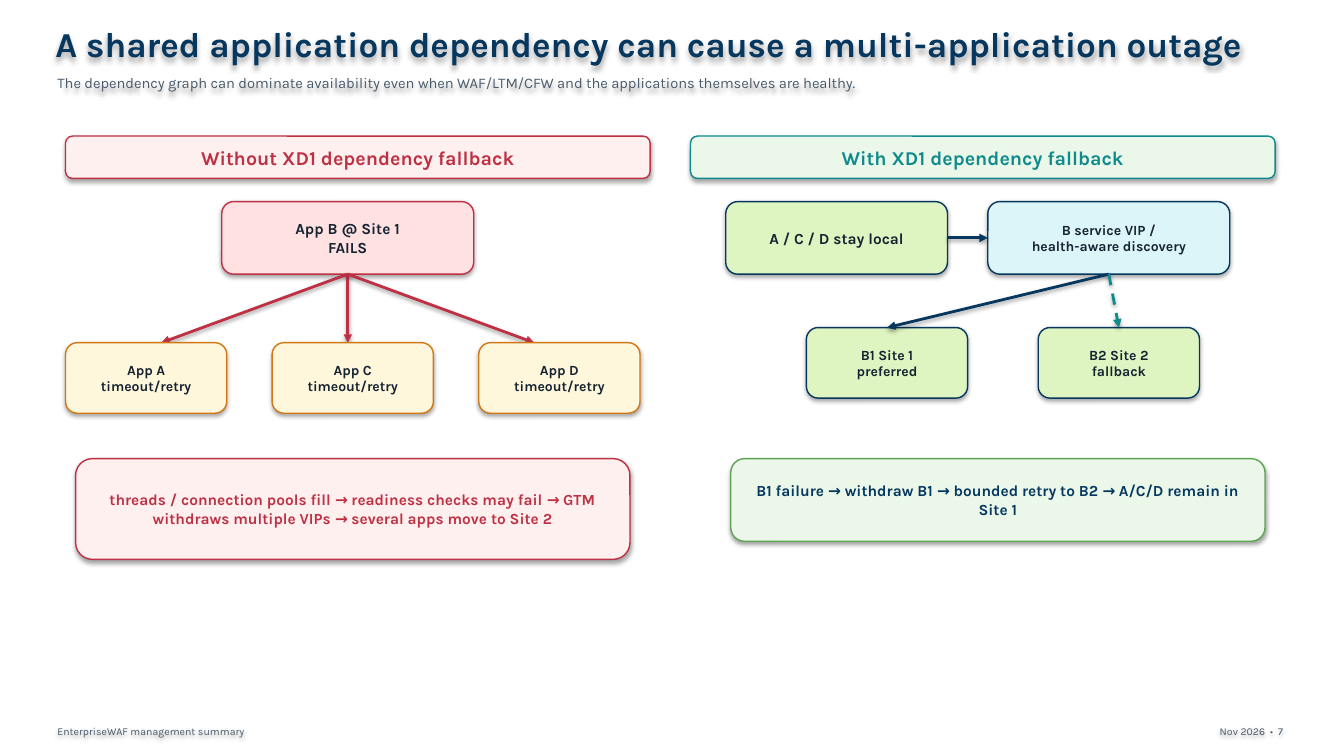
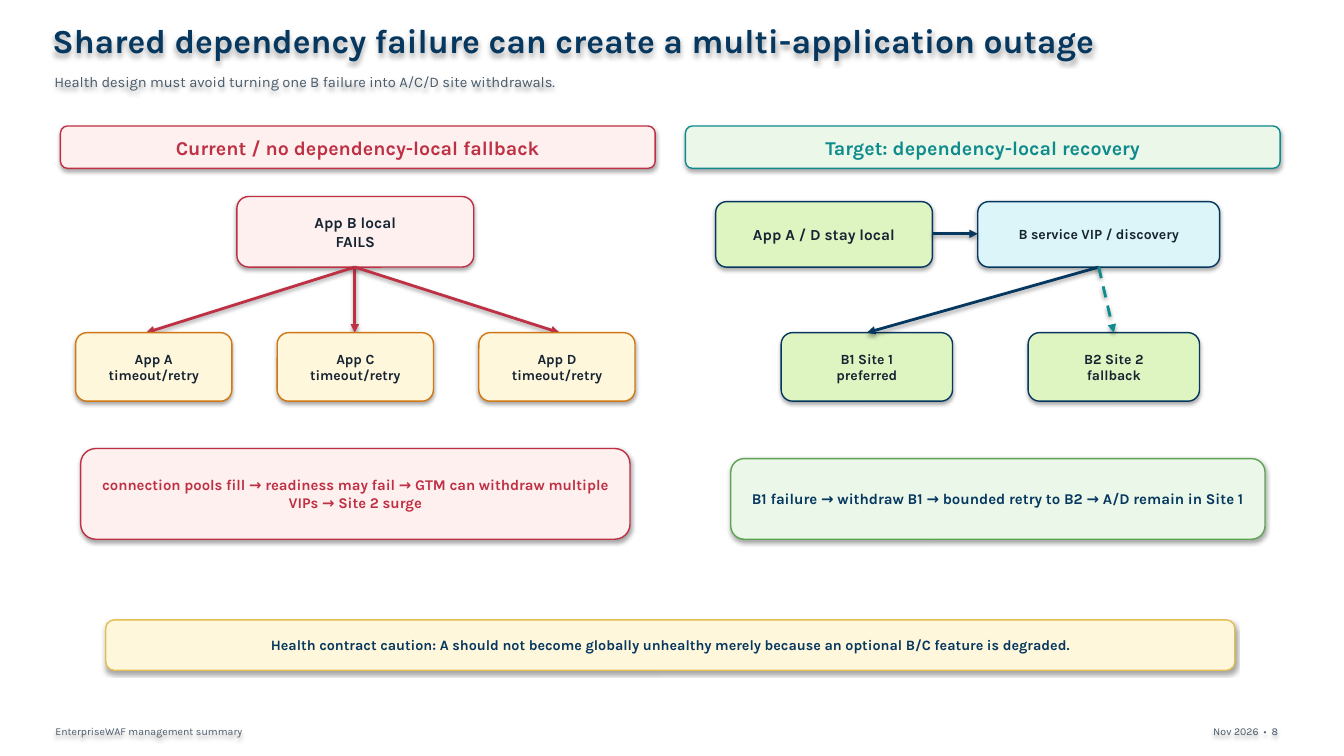
Before and after one commit to jfang88/EnterpriseWAF, a slide deck: slide 8 of management-artifacts/EnterpriseWAF_Management_Summary.pptx (slide 7 before the commit). Drawn at 1344x756 pixels with LibreOffice and Linux fonts; fonts in the diff are those of the drawing. Boxes give left, top, right and bottom in pixels: in the first picture for what was removed or moved away, otherwise in the second. Text is boxed around its words. In the diff, an @@ line names an element or a change of style, - is before the commit and + after.

```diff
--- a/management-artifacts/EnterpriseWAF_Management_Summary.pptx
+++ b/management-artifacts/EnterpriseWAF_Management_Summary.pptx
@@ text at bbox=[52, 29, 1094, 62]: text changed; size 25 to 24 pt @@
-A shared application dependency can cause a multi-application outage
+Shared dependency failure can create a multi-application outage
@@ text at bbox=[54, 76, 555, 91]: text changed @@
-The dependency graph can dominate availability even when WAF/LTM/CFW and the applications themselves are healthy.
+Health design must avoid turning one B failure into A/C/D site withdrawals.
@@ rounded rectangle "Current / no dependency-local fallback": place and size @@
-rounded rectangle "Current / no dependency-local fallback" at bbox=[66, 136, 650, 178]
+rounded rectangle "Current / no dependency-local fallback" at bbox=[60, 126, 655, 168]
@@ text in rounded rectangle at bbox=[176, 141, 539, 160]: text changed @@
-Without XD1 dependency fallback
+Current / no dependency-local fallback
@@ rounded rectangle "Target: dependency-local recovery": place and size @@
-rounded rectangle "Target: dependency-local recovery" at bbox=[691, 136, 1275, 178]
+rounded rectangle "Target: dependency-local recovery" at bbox=[686, 126, 1280, 168]
@@ text in rounded rectangle at bbox=[825, 141, 1140, 160]: text changed @@
-With XD1 dependency fallback
+Target: dependency-local recovery
@@ rounded rectangle "App B local FAILS": place and size @@
-rounded rectangle "App B local FAILS" at bbox=[222, 202, 474, 274]
+rounded rectangle "App B local FAILS" at bbox=[237, 197, 474, 267]
@@ rounded rectangle "App B local FAILS" at bbox=[237, 197, 474, 267]: fill #FFE1E1 to #FFF0F0 @@
@@ rounded rectangle "App A / D stay ...": place and size @@
-rounded rectangle "App A / D stay ..." at bbox=[726, 202, 948, 274]
+rounded rectangle "App A / D stay ..." at bbox=[716, 202, 933, 267]
@@ rounded rectangle "B service VIP / discovery": place and size @@
-rounded rectangle "B service VIP / discovery" at bbox=[988, 202, 1230, 274]
+rounded rectangle "B service VIP / discovery" at bbox=[978, 202, 1220, 267]
@@ text in rounded rectangle at bbox=[314, 217, 396, 247]: text changed @@
-App B @ Site 1
-FAILS
+App B local
+FAILS
@@ text in rounded rectangle at bbox=[753, 229, 894, 244]: text changed @@
-A / C / D stay local
+App A / D stay local
@@ arrow moved from (948, 238) - (988, 238) to (933, 234) - (978, 234) @@
@@ text in rounded rectangle at bbox=[1019, 229, 1179, 243]: text changed @@
-B service VIP /
-health-aware discovery
+B service VIP / discovery
@@ arrow moved from (348, 274) - (161, 343) to (355, 267) - (146, 333) @@
@@ arrow moved from (348, 274) - (348, 343) to (355, 267) - (355, 333) @@
@@ arrow moved from (348, 274) - (534, 343) to (355, 267) - (560, 333) @@
@@ arrow moved from (1109, 274) - (887, 328) to (1099, 267) - (867, 333) @@
@@ arrow moved from (1109, 274) - (1119, 328) to (1099, 267) - (1114, 333) @@
@@ rounded rectangle "App A timeout/retry": place and size @@
-rounded rectangle "App A timeout/retry" at bbox=[66, 343, 227, 413]
+rounded rectangle "App A timeout/retry" at bbox=[76, 333, 232, 401]
@@ rounded rectangle "App C timeout/retry": place and size @@
-rounded rectangle "App C timeout/retry" at bbox=[272, 343, 434, 413]
+rounded rectangle "App C timeout/retry" at bbox=[277, 333, 434, 401]
@@ rounded rectangle "App D timeout/retry": place and size @@
-rounded rectangle "App D timeout/retry" at bbox=[479, 343, 640, 413]
+rounded rectangle "App D timeout/retry" at bbox=[479, 333, 635, 401]
@@ rounded rectangle "B1 Site 1 preferred": place and size @@
-rounded rectangle "B1 Site 1 preferred" at bbox=[807, 328, 968, 398]
+rounded rectangle "B1 Site 1 preferred" at bbox=[781, 333, 953, 401]
@@ rounded rectangle "B2 Site 2 fallback": place and size @@
-rounded rectangle "B2 Site 2 fallback" at bbox=[1038, 328, 1200, 398]
+rounded rectangle "B2 Site 2 fallback" at bbox=[1028, 333, 1200, 401]
@@ rounded rectangle "connection pools fill → readiness ...": place and size @@
-rounded rectangle "connection pools fill → readiness ..." at bbox=[76, 459, 630, 560]
+rounded rectangle "connection pools fill → readiness ..." at bbox=[81, 449, 630, 539]
@@ text in rounded rectangle at bbox=[102, 479, 609, 512]: text changed; size 11 to 10.6 pt @@
-threads / connection pools fill → readiness checks may fail → GTM withdraws multiple VIPs → several apps move to Site 2
+connection pools fill → readiness may fail → GTM can withdraw multiple VIPs → Site 2 surge
@@ text in rounded rectangle at bbox=[752, 493, 1243, 508]: text changed; size 11 to 10.7 pt @@
-B1 failure → withdraw B1 → bounded retry to B2 → A/C/D remain in Site 1
+B1 failure → withdraw B1 → bounded retry to B2 → A/D remain in Site 1
@@ rounded rectangle added at bbox=[106, 620, 1235, 670], fill #FFF7DC, outline #E2BF50 1 pt, 10.2 pt, text #06375F, bold @@
+Health contract caution: A should not become globally unhealthy merely because an optional B/C feature is degraded.
@@ text at bbox=[1213, 728, 1278, 735]: text changed @@
-Nov 2026 • 7
+Nov 2026 • 8
```
Also in this commit, not shown: 5 other slides changed, 9 slides added, 8 slides removed, 4 other files.
